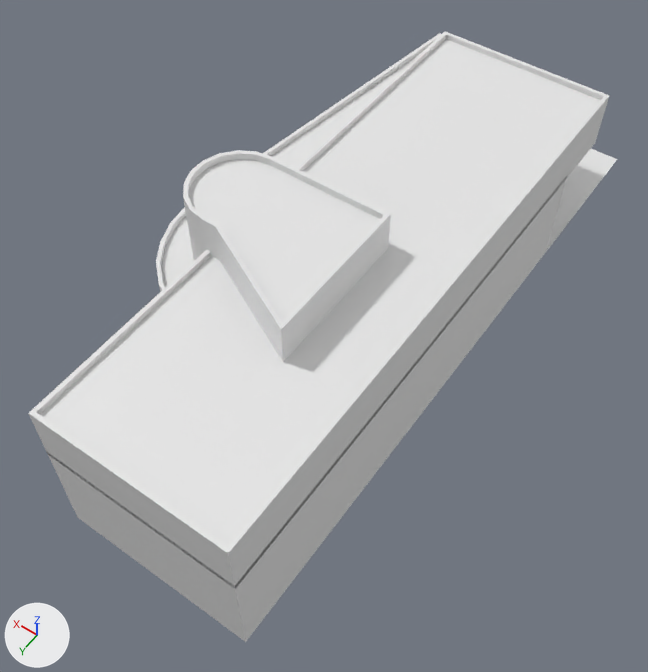
The FBX model Ecm/Assets/ECM/FBX/Batiments/batiment1.fbx: old version first, new version second.
Before and after are seen from a 50 mm camera at (-14.6, 12.5, 53.5) aimed at (8.6, -20.0, 2.4). Every picture has the same lights, and +X, +Y and +Z are marked at lower left. Where no turn or scale is listed for an object, it has been applied to the vertices.

Script lines for the objects in view, before the commit:
```python
me_plane_019 = bpy.data.meshes.new('Plane.019')
me_plane_019.from_pydata(...)  # 34 vertices, 27 faces; spans x 0.0..17.4, y -44.0..0.0, z 12.0..14.5
me_plane_019.materials.append(mat_sol)  # white #e7e7e7
me_plane_032 = bpy.data.meshes.new('Plane.032')
me_plane_032.from_pydata(...)  # 163 vertices, 159 faces; spans x 0.0..20.8, y -49.0..0.0, z 3.8..8.4
me_plane_032.materials.append(mat_mur)  # white #e7e7e7
me_plane_034 = bpy.data.meshes.new('Plane.034')
me_plane_034.from_pydata(...)  # 146 vertices, 141 faces; spans x 0.0..20.8, y -49.0..0.0, z -0.2..4.0
me_plane_034.materials.append(mat_mur)  # white #e7e7e7
ob_batiment1_level0_walls = bpy.data.objects.new('batiment1_level0_walls', me_plane_034)
ob_batiment1_level0_walls.location = (0.0, 0.0, 0.0)
ob_batiment1_level0_walls_001 = bpy.data.objects.new('batiment1_level0_walls.001', me_plane_032)
ob_batiment1_level0_walls_001.location = (0.0, 0.0, 0.0)
ob_batiment1_level3_floor = bpy.data.objects.new('batiment1_level3_floor', me_plane_019)
ob_batiment1_level3_floor.location = (0.0, 0.0, 0.0)
# also in view: 'batiment1_level2_floor' at (10.4, -24.5, 8.0); 'batiment1_level2_walls' at (8.7, -22.0, 11.4); 'batiment1_level0_floor' at (10.5, -26.5, 0.0)
```
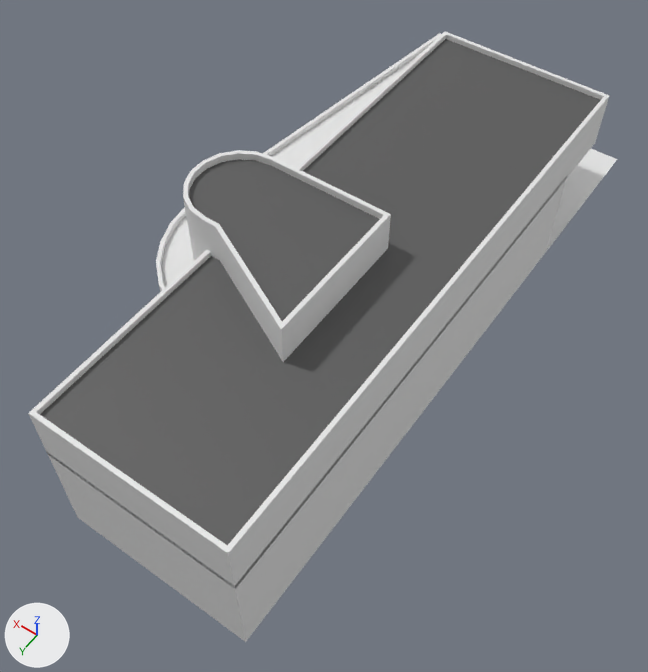
What differs and where, as boxes [x1, y1, x2, y2] in the pictures (648 x 672 px):
'batiment1_level3_floor', recoloured (white to grey)
    both: [40, 39, 600, 545]

The change, as a diff of the scene's bpy script:
```diff
--- a/Ecm/Assets/ECM/FBX/Batiments/batiment1.fbx.py
+++ b/Ecm/Assets/ECM/FBX/Batiments/batiment1.fbx.py
@@ mat_toit @@
+mat_toit = principled_material('toit')
+mat_toit.base_color = (0.102, 0.102, 0.102)  # dark grey #5a5a5a
+mat_toit.roughness = 0.553
@@ me_plane_019 @@
 me_plane_019.from_pydata(...)  # 34 vertices, 27 faces; spans x 0.0..17.4, y -44.0..0.0, z 12.0..14.5
-me_plane_019.materials.append(mat_sol)  # white #e7e7e7
+me_plane_019.materials.append(mat_toit)  # dark grey #5a5a5a
```
